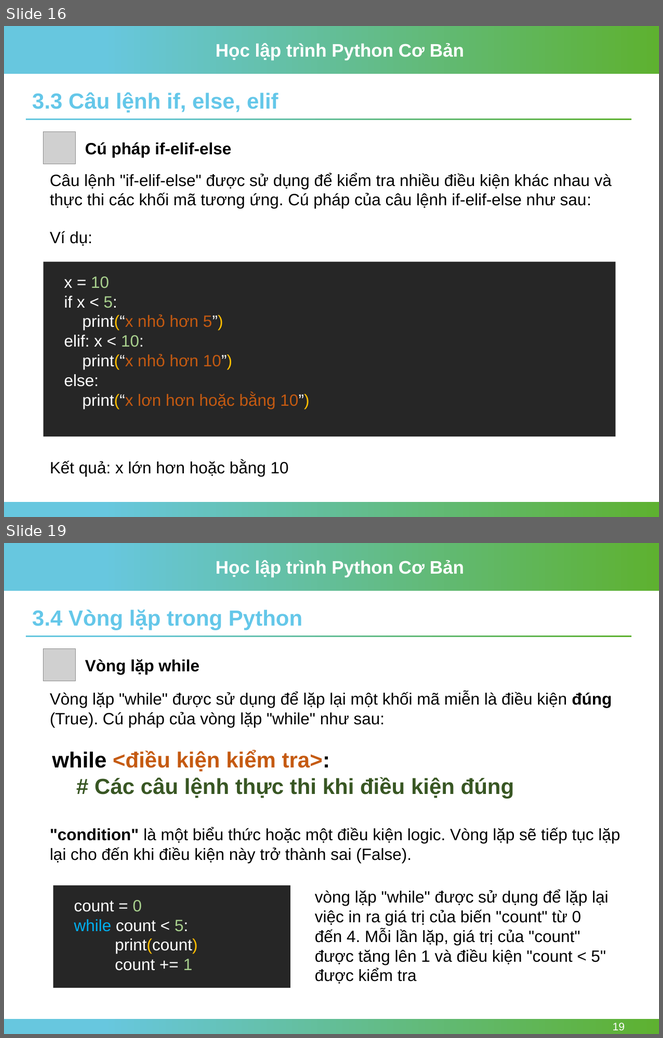
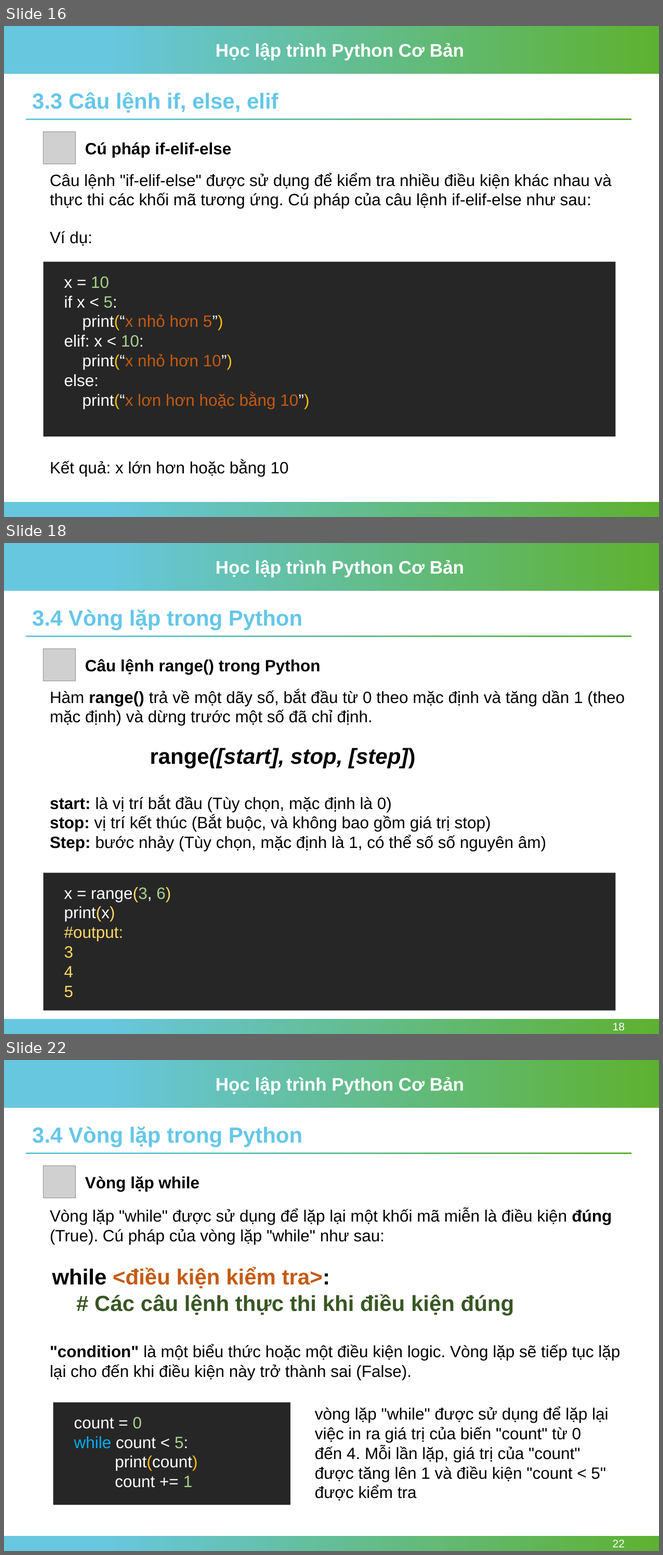
Before and after one commit to nhannn87dn/Learn-Python-Basic, a slide deck: Session-03/Session-03-if-else-and-loops-Python.pptx. Shown one above the other, each under a label of ours: slides 16 and 19 before the commit, slides 16, 18 and 22 after it; the slides between them are not shown. The pictures are 663x1038 and 663x1555 pixels, drawn with LibreOffice and Linux fonts; fonts in the diff are those of the drawing; grey boxes stand for pictures; background and template pictures are left out. Boxes give left, top, right and bottom in pixels: in the first picture for what was removed or moved away, otherwise in the second. Text is boxed around its words. In the diff, an @@ line names an element or a change of style, - is before the commit and + after.

```diff
--- a/Session-03/Session-03-if-else-and-loops-Python.pptx
+++ b/Session-03/Session-03-if-else-and-loops-Python.pptx
@@ slide 18 added at <box>4,543,659,1034</box>, background #FFFFFF; not listed: 4 template elements that a slide beside it also shows @@
@@ text added at <box>32,610,302,630</box>, 24 pt, text #64C7E9, bold @@
+3.4 Vòng lặp trong Python
@@ picture added at <box>44,649,75,681</box> @@
@@ text added at <box>85,659,321,675</box>, 18 pt, text #000000, bold @@
+Câu lệnh range() trong Python
@@ text added at <box>50,690,625,726</box>, 18 pt, text #000000 @@
+Hàm range() trả về một dãy số, bắt đầu từ 0 theo mặc định và tăng dần 1 (theo mặc định) và dừng trước một số đã chỉ định.
@@ text added at <box>150,748,415,769</box>, 24 pt, text #000000, bold, italic @@
+range([start], stop, [step])
@@ text added at <box>50,796,546,851</box>, 18 pt, text #000000 @@
+start: là vị trí bắt đầu (Tùy chọn, mặc định là 0)
+stop: vị trí kết thúc (Bắt buộc, và không bao gồm giá trị stop)
+Step: bước nhảy (Tùy chọn, mặc định là 1, có thể số số nguyên âm)
@@ rectangle added at <box>44,873,616,1011</box>, fill #262626 @@
@@ text added at <box>64,887,171,998</box>, 18 pt, text #FFD966 @@
+x = range(3, 6)
+print(x)
+#output:
+3
+4
+5
@@ page number added at <box>613,1023,625,1031</box>, 12 pt, text #FFFFFF @@
+18
@@ what was slide 19 is now slide 22 @@
@@ page number at <box>613,1540,625,1548</box>: text changed @@
-19
+22
```
Also in this commit, not shown: 2 slides changed, 2 other slides added, 3 other files.
